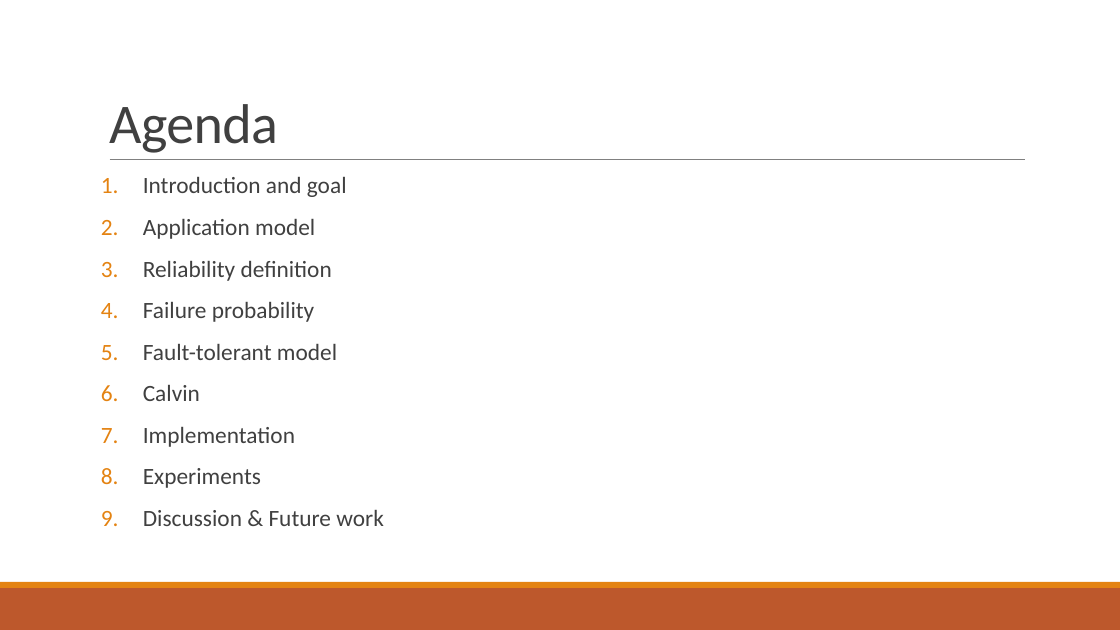
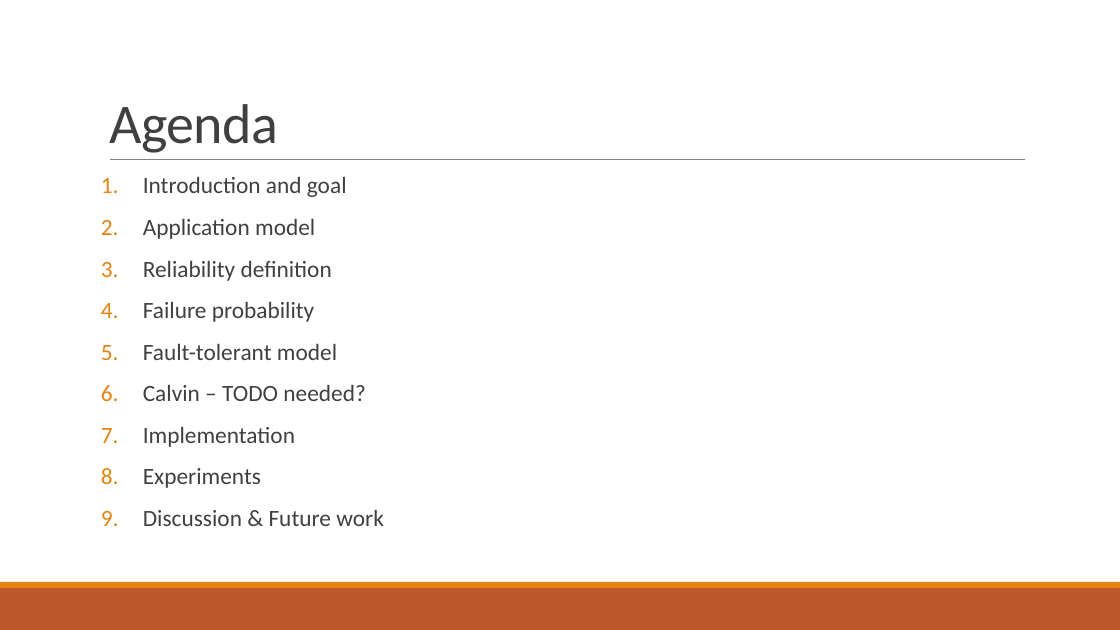
Before and after one commit to PStahl/master_thesis, a slide deck: slide 2 of presentation/presentation2.pptx. Drawn at 1120x630 pixels with LibreOffice and Linux fonts; fonts in the diff are those of the drawing. Boxes give left, top, right and bottom in pixels: in the first picture for what was removed or moved away, otherwise in the second. Text is boxed around its words. In the diff, an @@ line names an element or a change of style, - is before the commit and + after.

```diff
--- a/presentation/presentation2.pptx
+++ b/presentation/presentation2.pptx
@@ text at <box>143,385,365,401</box>: text changed @@
-6. Calvin
+6. Calvin – TODO needed?
```
Also in this commit, not shown: 6 other slides changed.
